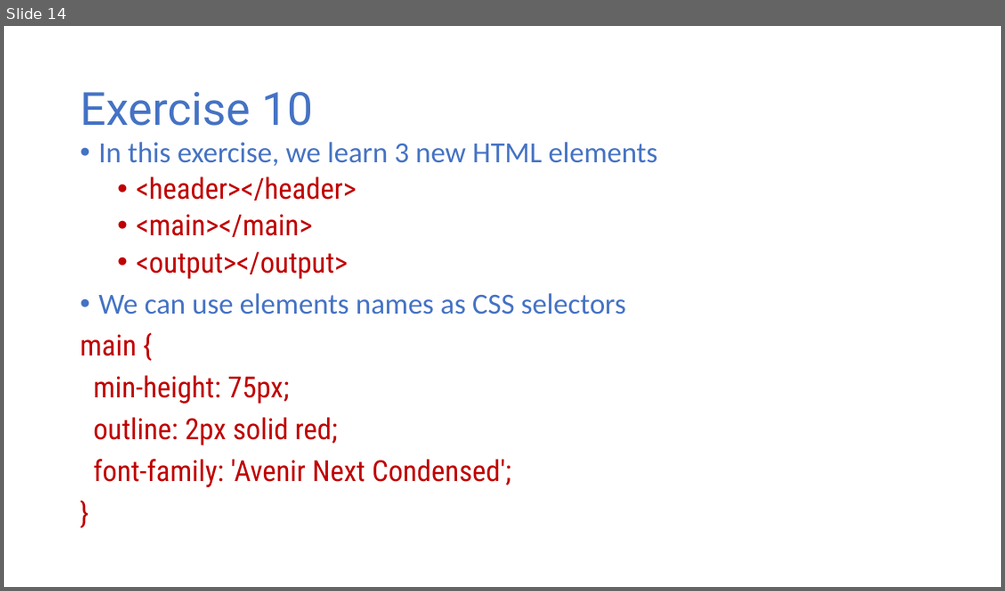
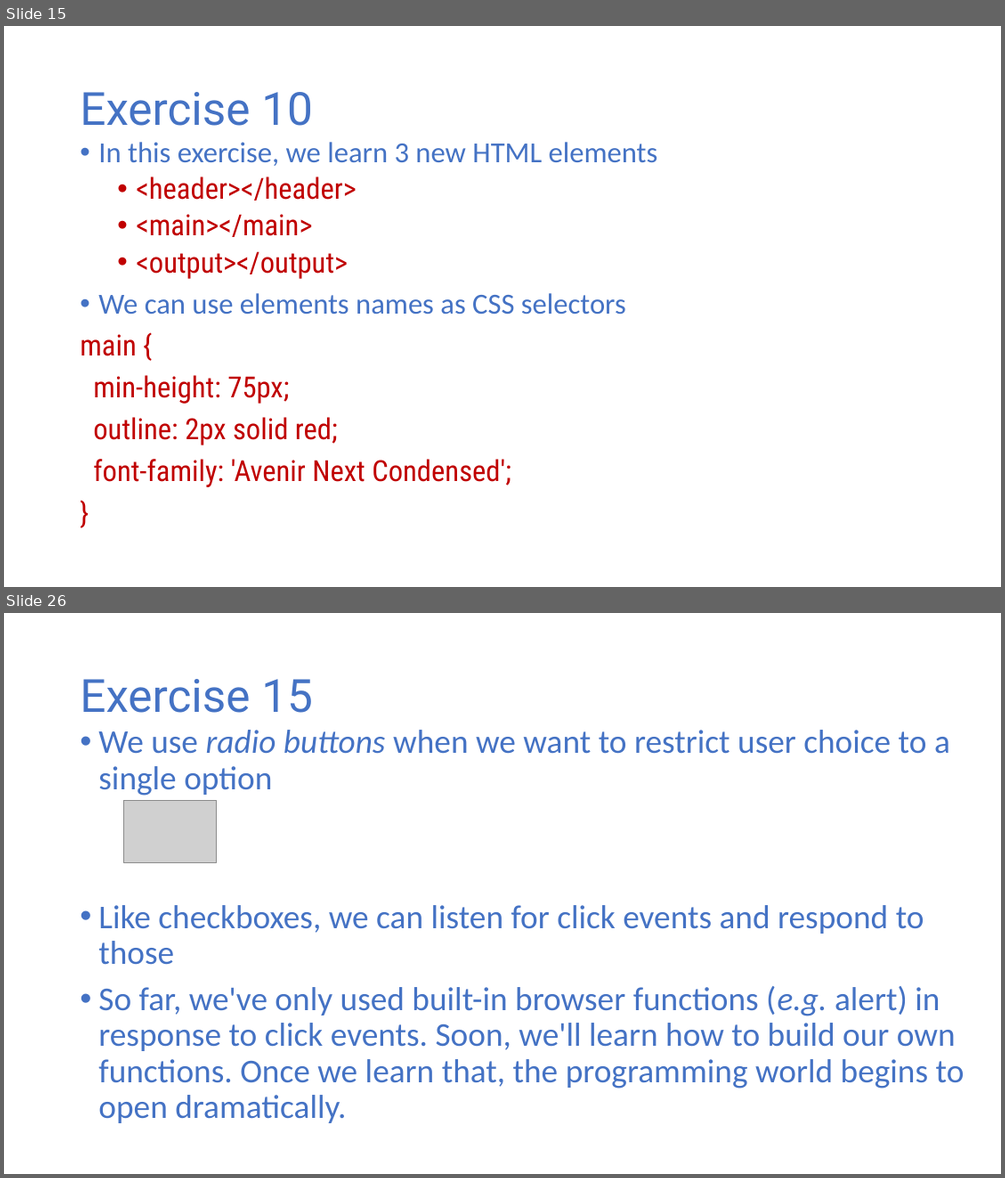
Before and after one commit to halbhelms/codingcareer, a slide deck: public/video-presentation/video-presentation.pptx. Shown one above the other, each under a label of ours: slide 14 before the commit, slides 15 and 26 after it; the slides between them are not shown. The pictures are 1005x591 and 1005x1178 pixels, drawn with LibreOffice and Linux fonts; fonts in the diff are those of the drawing; grey boxes stand for pictures. Boxes give left, top, right and bottom in pixels: in the first picture for what was removed or moved away, otherwise in the second. Text is boxed around its words. In the diff, an @@ line names an element or a change of style, - is before the commit and + after.

```diff
--- a/public/video-presentation/video-presentation.pptx
+++ b/public/video-presentation/video-presentation.pptx
@@ slide 26 added at <box>4,613,1001,1174</box>, background #FFFFFF @@
@@ title added at <box>80,679,313,713</box>, 44 pt, text #4472C4 @@
+Exercise 15
@@ text added at <box>98,730,964,1123</box>, 32 pt, text #4472C4 @@
+• We use radio buttons when we want to restrict user choice to a single option
+• Like checkboxes, we can listen for click events and respond to those
+• So far, we've only used built-in browser functions (e.g. alert) in response to click events. Soon, we'll learn how to build our own functions. Once we learn that, the programming world begins to open dramatically.
@@ picture added at <box>123,800,217,862</box> @@
@@ what was slide 14 is now slide 15 @@
```
Also in this commit, not shown: 4 slides changed, 18 other slides added, 10 other files.
